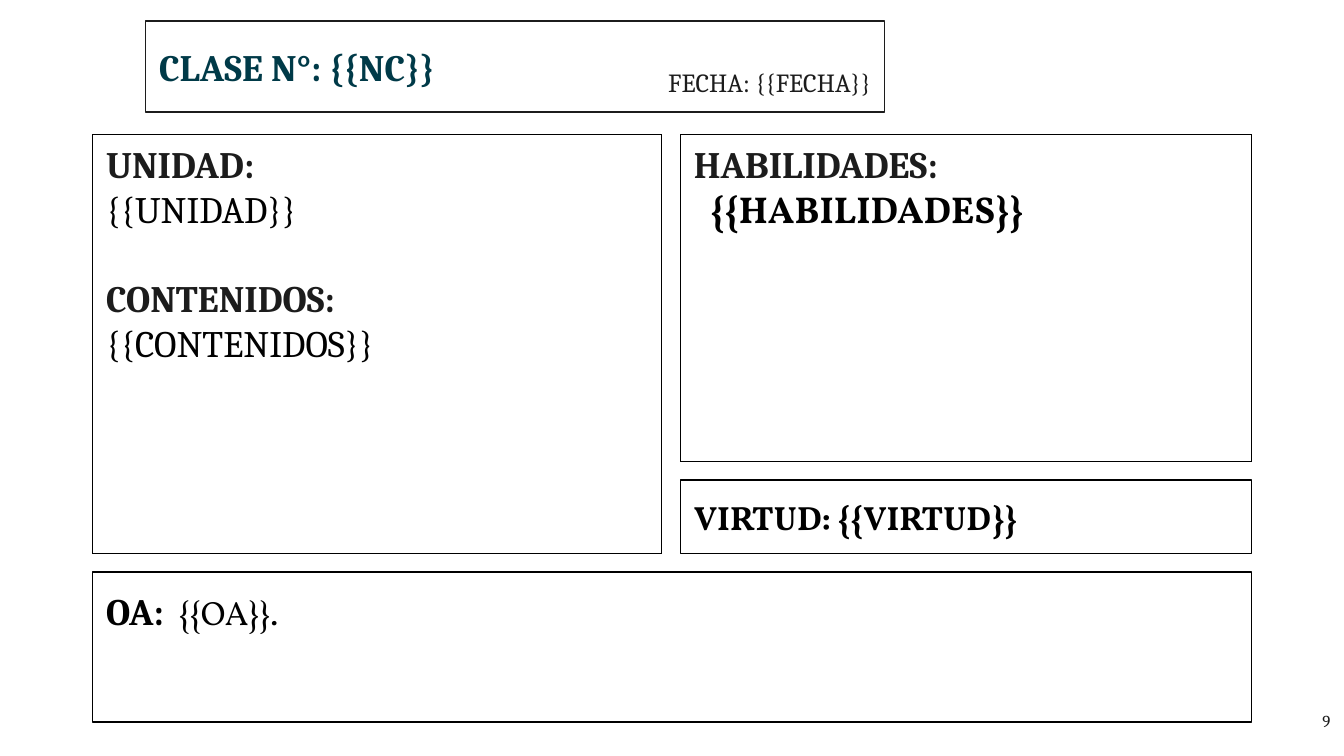
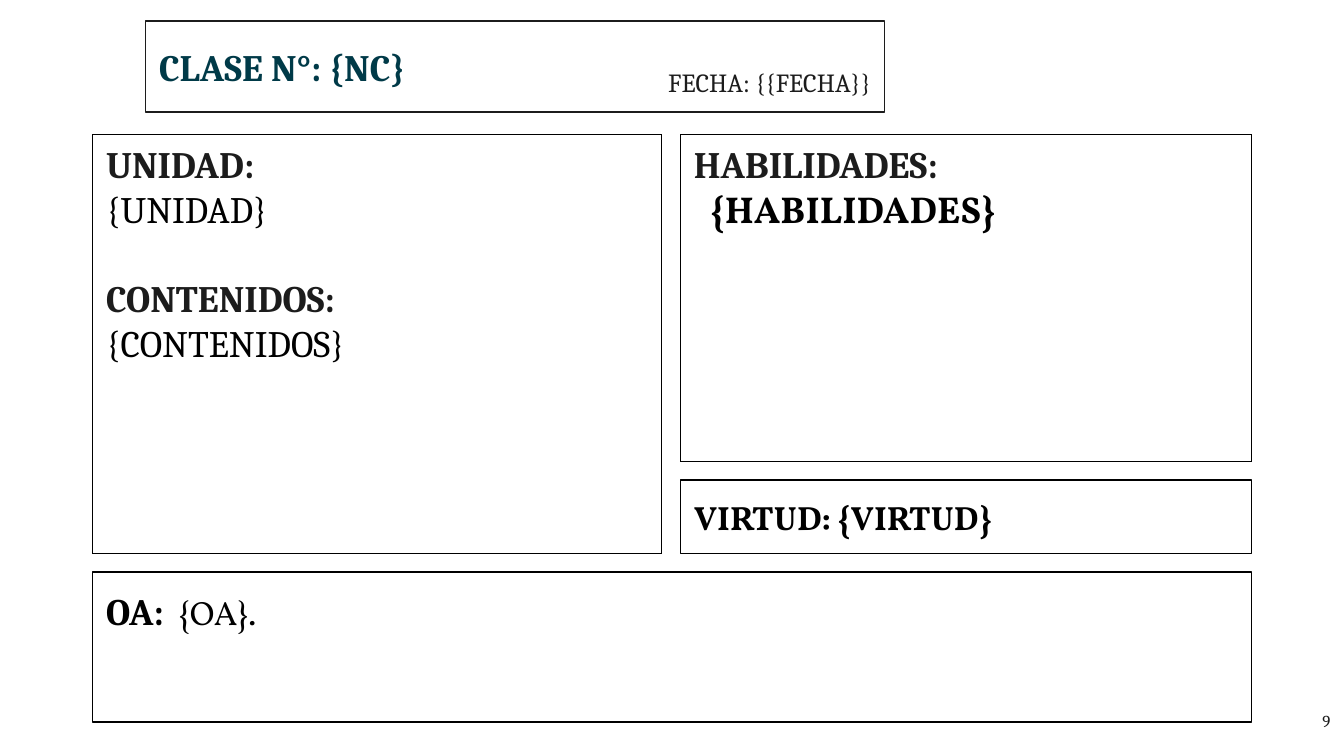
Before and after one commit to rolandomontero/rolux, a slide deck: slide 9 of PLANTILLA_QCA.pptx. Drawn at 1344x756 pixels with LibreOffice and Linux fonts; fonts in the diff are those of the drawing; background and template pictures are left out. Boxes give left, top, right and bottom in pixels: in the first picture for what was removed or moved away, otherwise in the second. Text is boxed around its words. In the diff, an @@ line names an element or a change of style, - is before the commit and + after.

```diff
--- a/PLANTILLA_QCA.pptx
+++ b/PLANTILLA_QCA.pptx
@@ title at bbox=[159, 53, 406, 87]: text changed @@
-CLASE N°: {{NC}}
+CLASE N°: {NC}
@@ text at bbox=[106, 196, 268, 229]: text changed @@
-{{UNIDAD}}
+{UNIDAD}
@@ text at bbox=[711, 195, 996, 234]: text changed @@
-{{HABILIDADES}}
+{HABILIDADES}
@@ text at bbox=[106, 330, 345, 363]: text changed @@
-{{CONTENIDOS}}
+{CONTENIDOS}
@@ text at bbox=[694, 505, 992, 540]: text changed @@
-VIRTUD: {{VIRTUD}}
+VIRTUD: {VIRTUD}
@@ text at bbox=[106, 599, 256, 634]: text changed @@
-OA: {{OA}}.
+OA: {OA}.
```
Also in this commit, not shown: 2 other slides changed, 9 other files.
